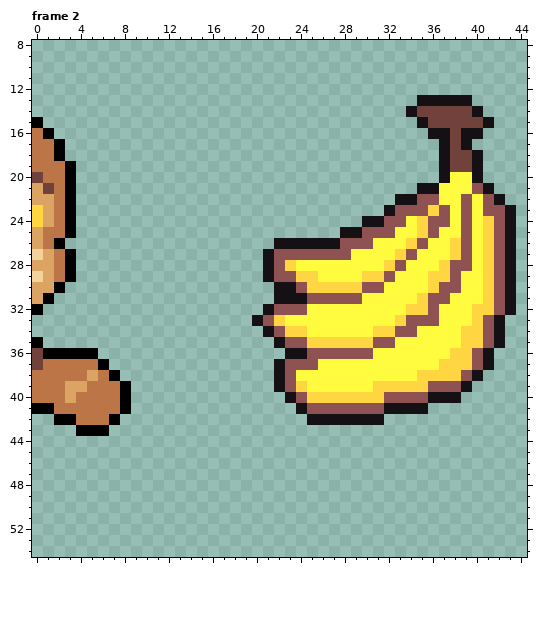
A pixel-art file gets an edit: Nature/bananaMonkey.aseprite. Above is the file before it was changed.
64x64 pixels, 15 frames. Shown: frame 2: x 0..44, y 8..54. The old version is drawn lined up with the new one. The commit also changed other frames, which this record leaves out.
After the commit:
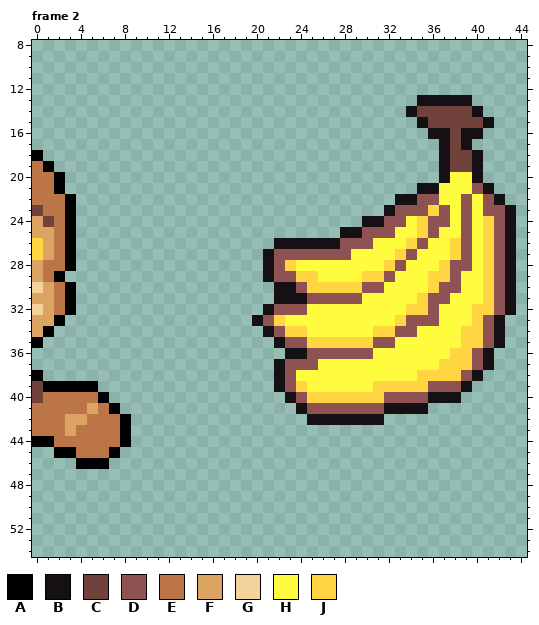
Palette (. is transparent): A #000000  B #141013  C #71413b  D #8e5252  E #bb7547  F #dba463  G #f4d29c  H #fffc40  J #ffd541
Edits made:
whole drawing moved by +0,-3 (the old picture is shown already moved)
Frame 2:
Colour A now appears in row 26 at x 3; in rows 30 to 32 at x 3; in row 33 at x 2; in row 34 at x 1; in rows 42 to 43 at x 8; in row 44 at x 0 to 1 and 8.
Colour A now appears in row 45 at x 2 to 3 and 7; in row 46 at x 4 to 6.
The author changed colour E to colour A in row 18 at x 0; in row 19 at x 1; in rows 20 to 21 at x 2; in row 29 at x 2; in row 38 at x 0; in row 39 at x 1 to 2 and 5.
The author changed colour E to colour A in row 40 at x 6; in row 41 at x 7.
The author changed colour F to colour A in row 39 at x 3 to 4.
The author changed colour E to colour C in rows 39 to 40 at x 0.
The author changed colour F to colour C in row 24 at x 1.
The author changed colour J to colour C in row 23 at x 0.
Colour E now appears in rows 31 to 32 at x 2; in row 42 at x 0 to 1; in row 43 at x 0 to 2 and 7; in row 44 at x 2 to 7; in row 45 at x 4 to 6.
The author changed colour A to colour E in row 26 at x 2; in row 30 at x 2; in row 41 at x 0 to 1; in row 42 at x 2 and 7; in row 43 at x 4 to 6.
The author changed colour C to colour E in row 20 at x 0; in row 21 at x 1.
The author changed colour F to colour E in row 21 at x 0; in row 22 at x 0 to 1; in row 23 at x 1; in rows 28 to 29 at x 1; in row 40 at x 3.
Colour F now appears in row 32 at x 1; in row 33 at x 0 to 1; in row 34 at x 0; in row 43 at x 3.
The author changed colour A to colour F in row 31 at x 1; in row 42 at x 3.
The author changed colour E to colour F in rows 25 to 26 at x 1; in row 41 at x 5; in row 42 at x 4.
The author changed colour G to colour F in row 29 at x 0.
The author changed colour J to colour F in row 24 at x 0.
The author changed colour A to colour G in row 32 at x 0.
The author changed colour F to colour G in row 30 at x 0.
The author changed colour F to colour J in row 26 at x 0.
The author changed colour G to colour J in row 27 at x 0.
Colour A is removed in row 15 at x 0; in row 16 at x 1; in rows 17 to 18 at x 2; in rows 19 to 21 at x 3; in row 29 at x 3; in row 36 at x 1 to 5.
Colour A is removed in row 37 at x 6; in row 38 at x 7; in rows 39 to 41 at x 8.
Colour C is removed in rows 36 to 37 at x 0.
Colour E is removed in row 16 at x 0; in row 17 at x 0 to 1; in row 18 at x 1; in row 19 at x 2; in row 37 at x 1 to 5; in row 38 at x 1 to 4 and 6.
Colour E is removed in row 39 at x 6 to 7; in row 40 at x 7.
Colour F is removed in row 38 at x 5.
Pixel boxes of the changes (left, top, right, bottom) in both pictures:
changed: (32, 117, 131, 469)
